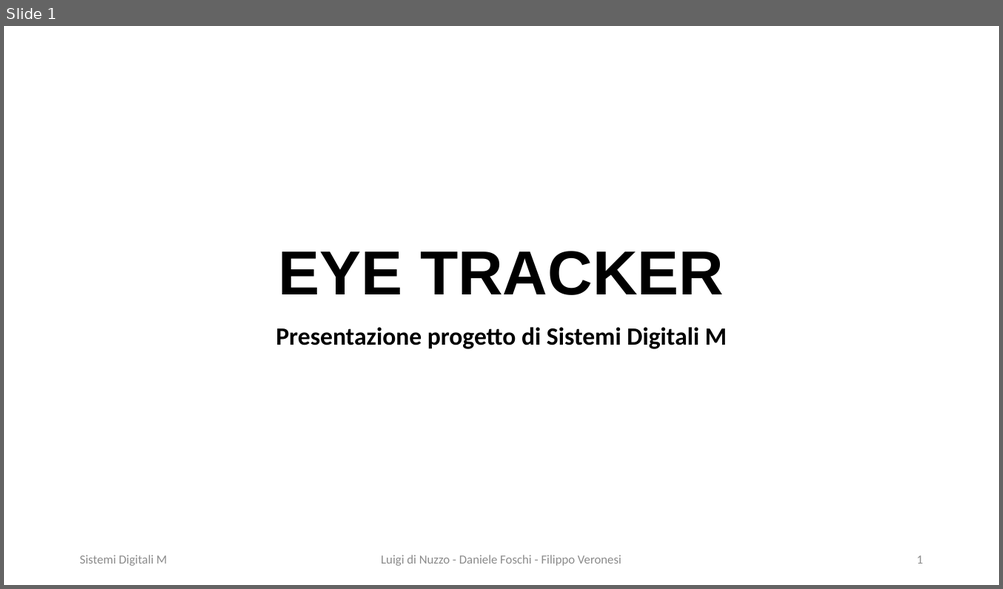
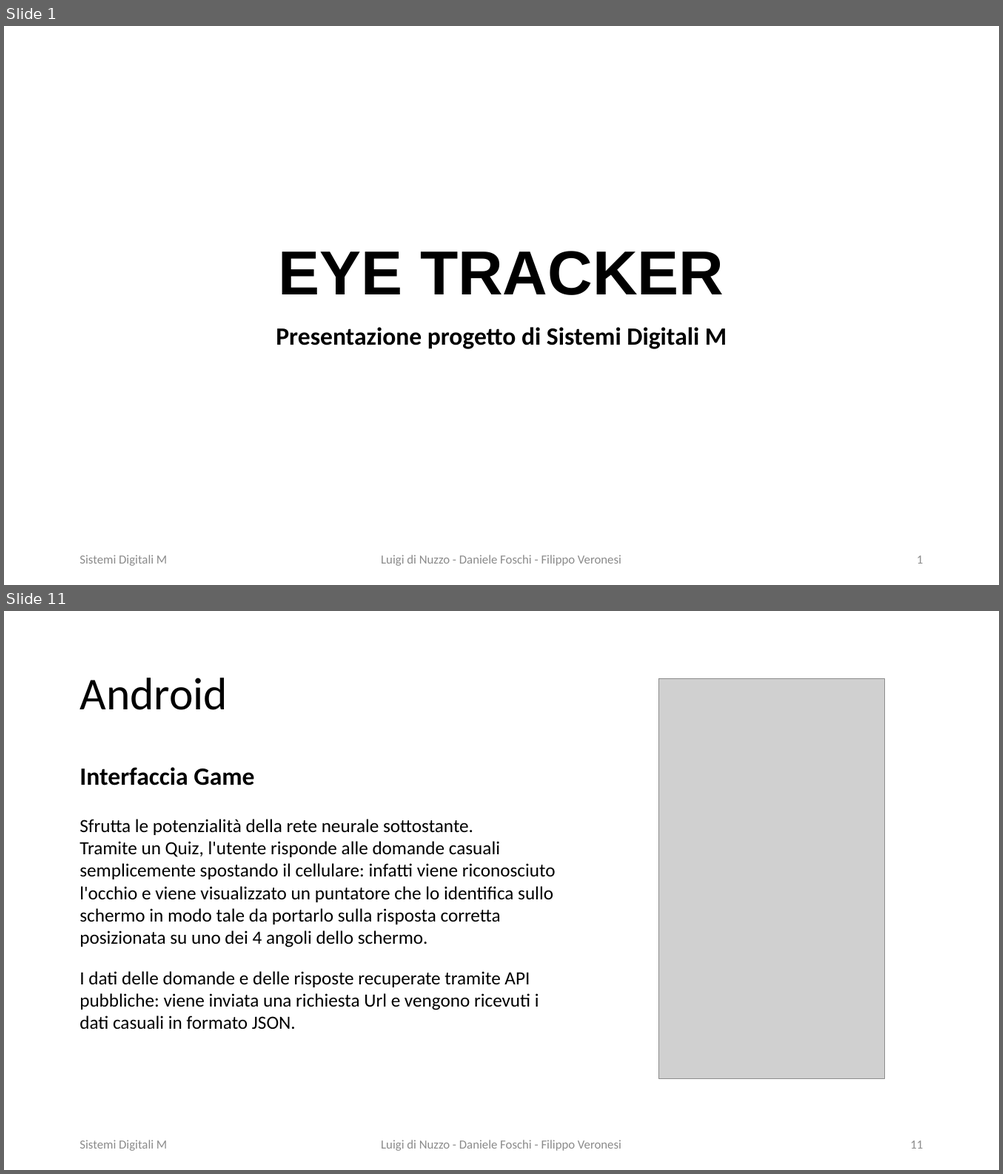
Before and after one commit to DaniDF/eye_pupil_tracker, a slide deck: Report/PresentazionePpt/EyeTracker.pptx. Shown one above the other, each under a label of ours: slide 1 before the commit, slides 1 and 11 after it; the slides between them are not shown. The pictures are 1003x589 and 1003x1174 pixels, drawn with LibreOffice and Linux fonts; fonts in the diff are those of the drawing; grey boxes stand for pictures. Boxes give left, top, right and bottom in pixels: in the first picture for what was removed or moved away, otherwise in the second. Text is boxed around its words. In the diff, an @@ line names an element or a change of style, - is before the commit and + after.

```diff
--- a/Report/PresentazionePpt/EyeTracker.pptx
+++ b/Report/PresentazionePpt/EyeTracker.pptx
@@ slide 11 added at <box>4,611,999,1170</box>, background #FFFFFF @@
@@ title added at <box>79,678,227,710</box>, 44 pt, text #000000 @@
+Android
@@ picture added at <box>658,678,884,1079</box> @@
@@ text added at <box>79,767,254,786</box>, 24 pt, text #000000, bold @@
+Interfaccia Game
@@ text added at <box>79,819,555,948</box>, 18 pt, text #000000 @@
+Sfrutta le potenzialità della rete neurale sottostante.
+Tramite un Quiz, l'utente risponde alle domande casuali semplicemente spostando il cellulare: infatti viene riconosciuto l'occhio e viene visualizzato un puntatore che lo identifica sullo schermo in modo tale da portarlo sulla risposta corretta posizionata su uno dei 4 angoli dello schermo.
@@ text added at <box>79,971,539,1030</box>, 18 pt, text #000000 @@
+I dati delle domande e delle risposte recuperate tramite API pubbliche: viene inviata una richiesta Url e vengono ricevuti i dati casuali in formato JSON.
@@ text added at <box>79,1140,167,1151</box>, 12 pt, text #8C8C8C @@
+Sistemi Digitali M
@@ text added at <box>381,1140,621,1151</box>, 12 pt, text #8C8C8C @@
+Luigi di Nuzzo - Daniele Foschi - Filippo Veronesi
@@ page number added at <box>910,1141,922,1149</box>, 12 pt, text #8C8C8C @@
+11
```
Also in this commit, not shown: 9 slides changed, 1 other slide added, 1 other file.
